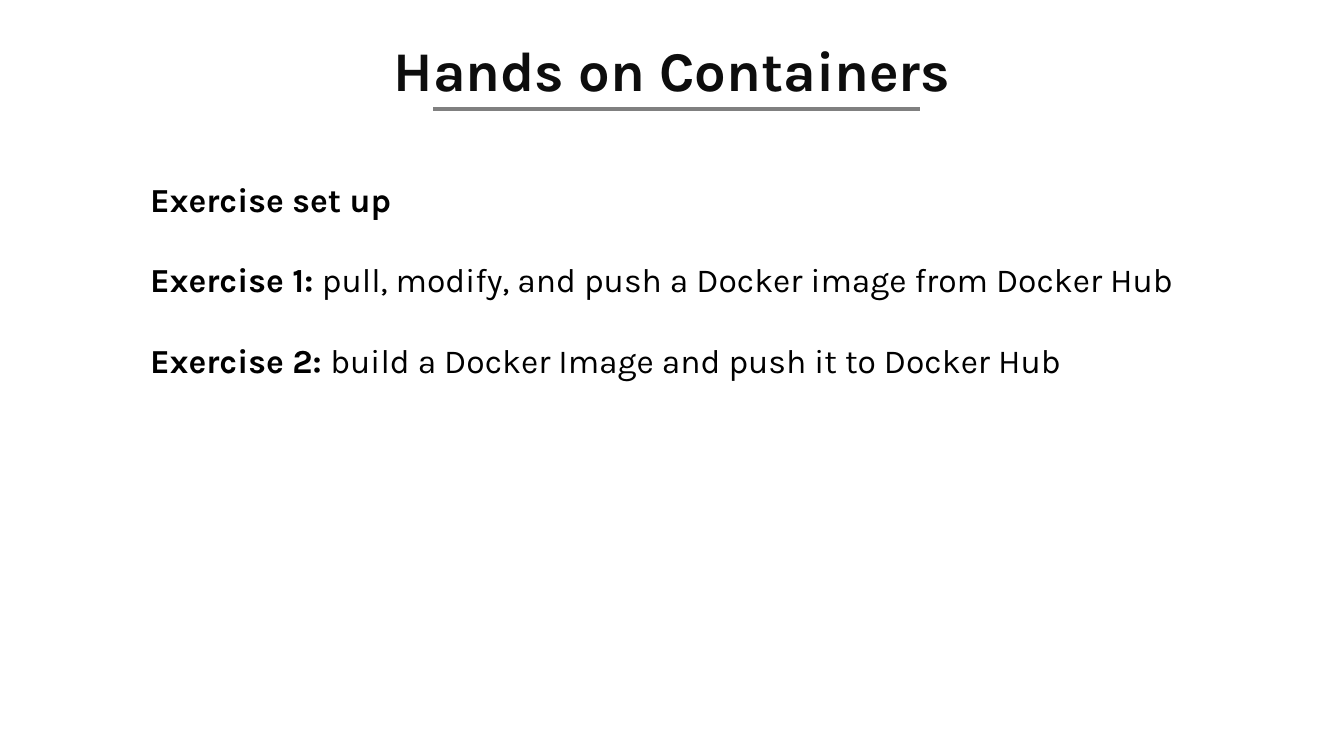
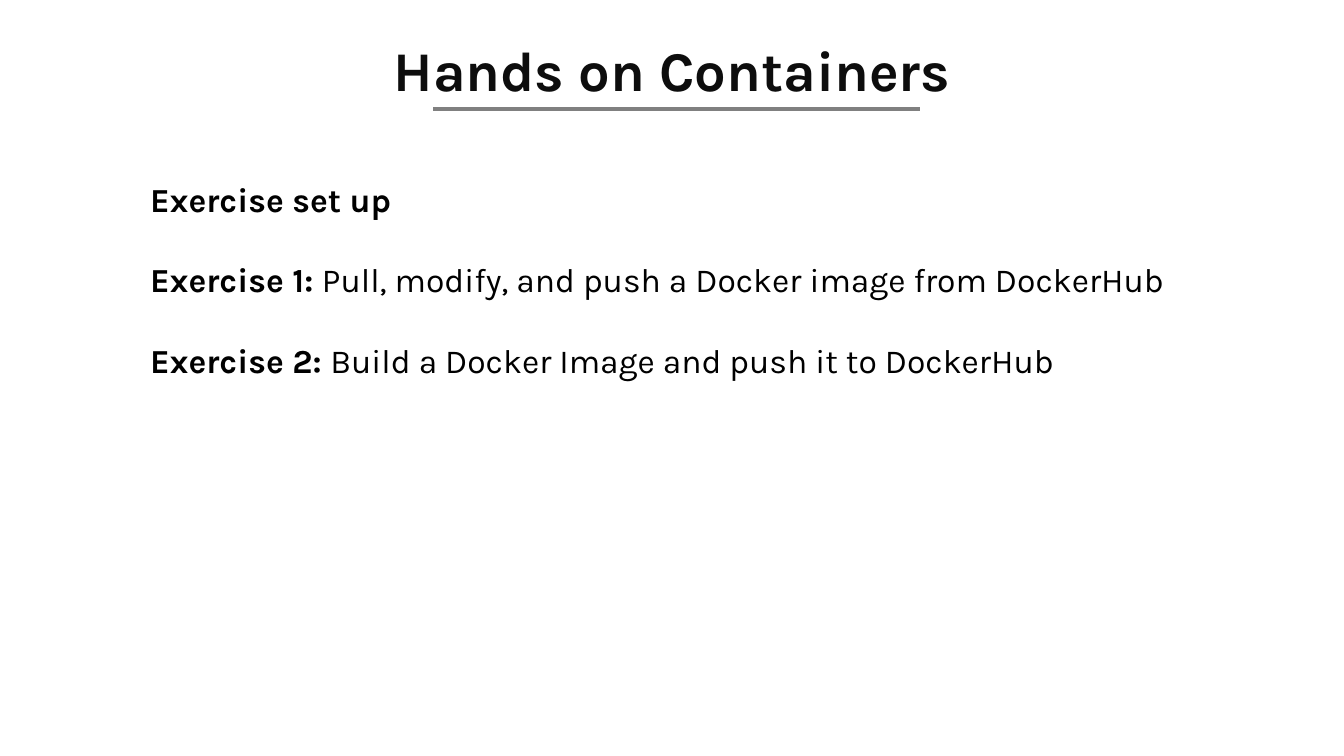
Before and after one commit to Harvard-IACS/2020-AC295, a slide deck: slide 27 of content/lectures/lecture2/presentation/lecture2.pptx. Drawn at 1344x756 pixels with LibreOffice and Linux fonts; fonts in the diff are those of the drawing. Boxes give left, top, right and bottom in pixels: in the first picture for what was removed or moved away, otherwise in the second. Text is boxed around its words. In the diff, an @@ line names an element or a change of style, - is before the commit and + after.

```diff
--- a/content/lectures/lecture2/presentation/lecture2.pptx
+++ b/content/lectures/lecture2/presentation/lecture2.pptx
@@ text at (x1=150, y1=268, x2=1164, y2=382): text changed @@
-Exercise 1: pull, modify, and push a Docker image from Docker Hub
-Exercise 2: build a Docker Image and push it to Docker Hub
+Exercise 1: Pull, modify, and push a Docker image from DockerHub
+Exercise 2: Build a Docker Image and push it to DockerHub
```
Also in this commit, not shown: 3 other slides changed.
